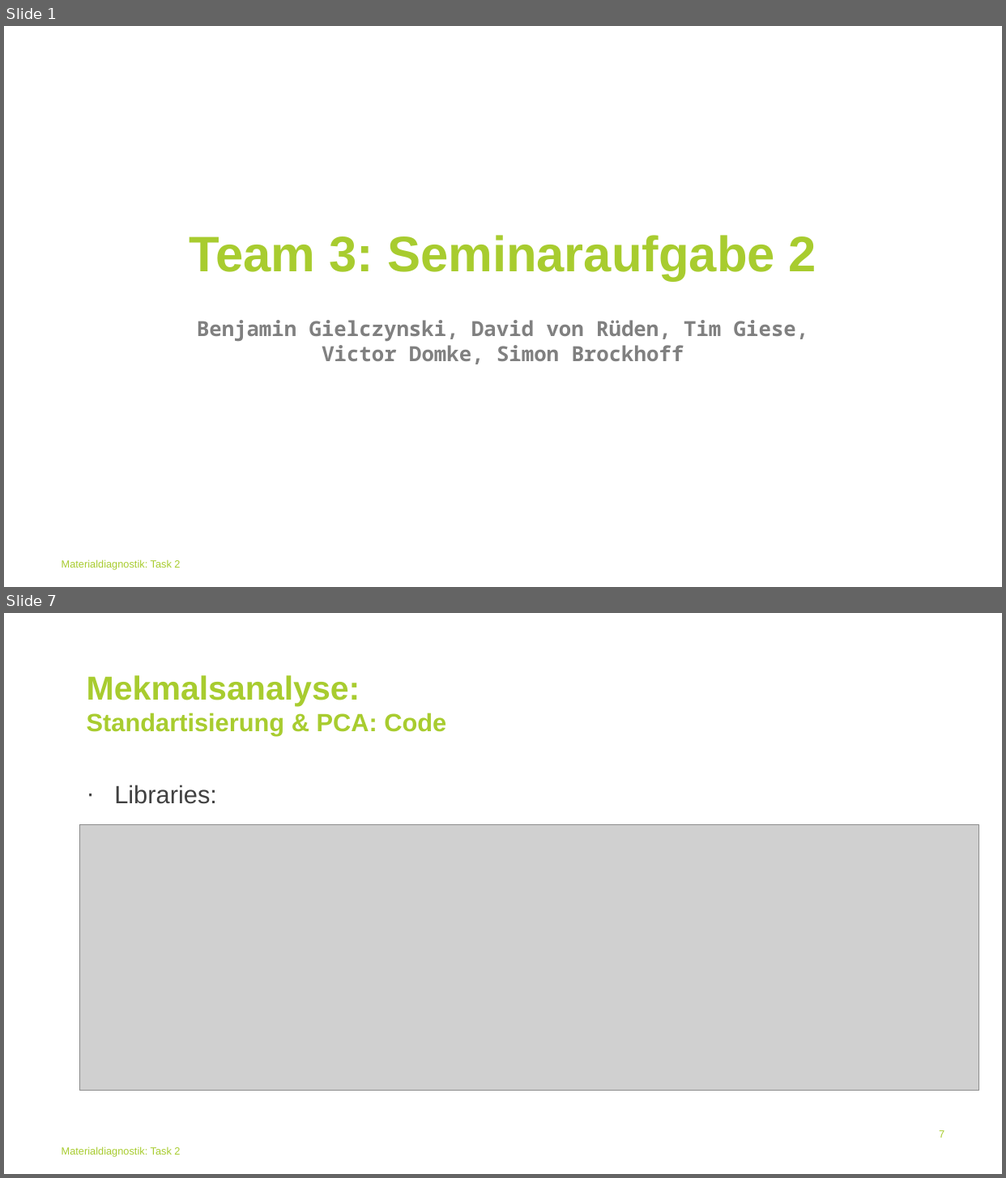
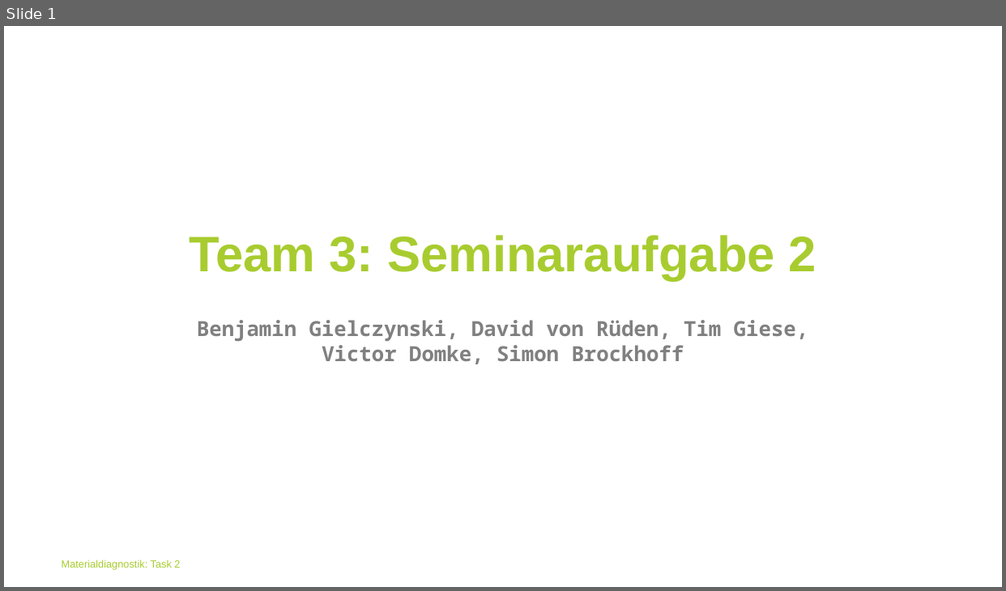
Before and after one commit to BGielczynski/AI_diagnostics, a slide deck: Task_2/Task2Powerpoint.pptx. Shown one above the other, each under a label of ours: slides 1 and 7 before the commit, slide 1 after it; the slides between them are not shown. The pictures are 1006x1178 and 1006x591 pixels, drawn with LibreOffice and Linux fonts; fonts in the diff are those of the drawing; grey boxes stand for pictures; background and template pictures are left out. Boxes give left, top, right and bottom in pixels: in the first picture for what was removed or moved away, otherwise in the second. Text is boxed around its words. In the diff, an @@ line names an element or a change of style, - is before the commit and + after.

```diff
--- a/Task_2/Task2Powerpoint.pptx
+++ b/Task_2/Task2Powerpoint.pptx
@@ slide 7 removed at box(4, 613, 1002, 1174), background #FFFFFF; not listed: 1 template element that a slide beside it also shows @@
@@ title removed at box(87, 675, 446, 735) @@
-Mekmalsanalyse:
-Standartisierung & PCA: Code
@@ text removed at box(114, 785, 217, 804) @@
-· Libraries:
@@ picture removed at box(80, 825, 979, 1091) @@
@@ page number removed at box(939, 1131, 944, 1138) @@
-7
```
Also in this commit, not shown: 5 slides changed, 12 slides added, 3 other slides removed.
